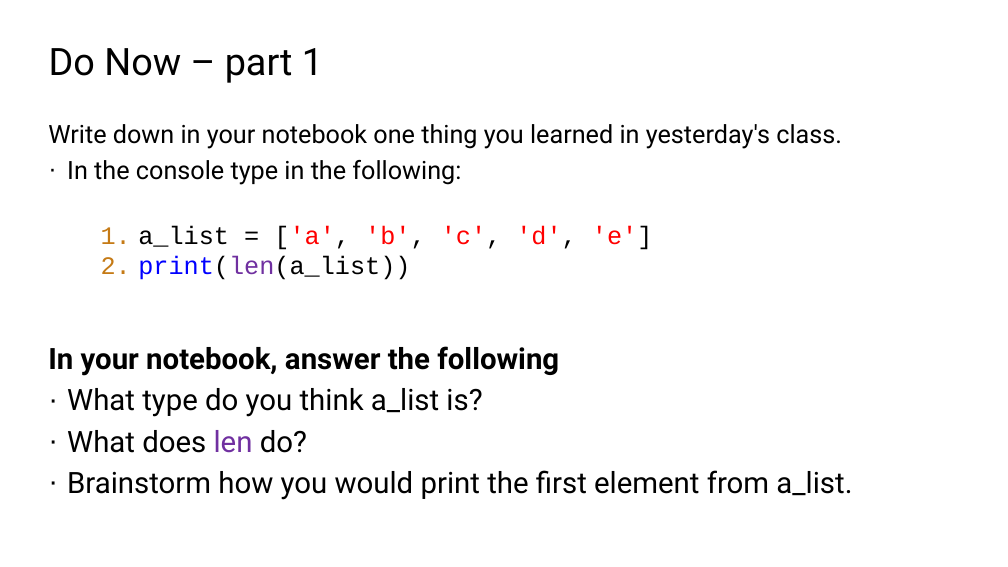
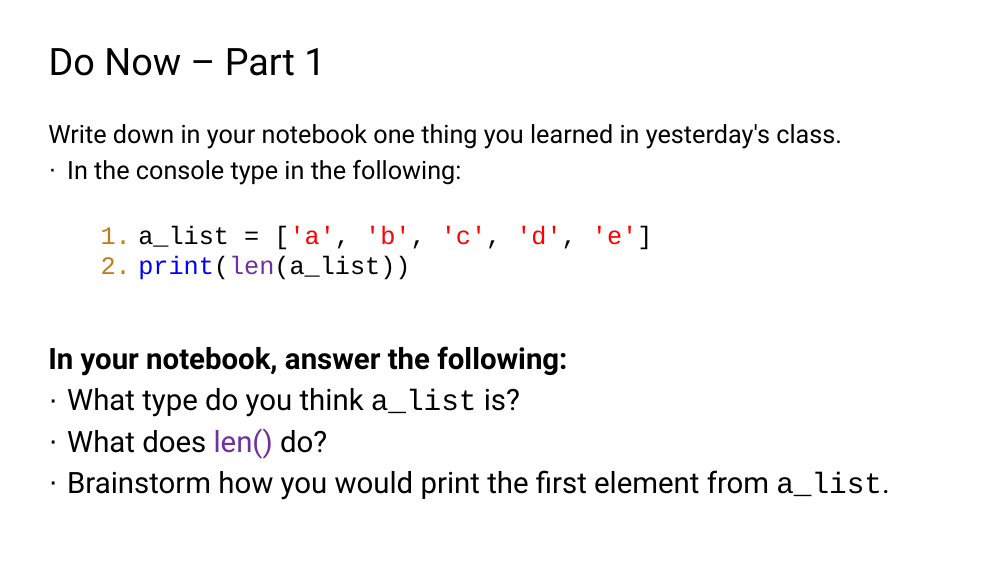
Before and after one commit to TEALSK12/2nd-semester-introduction-to-computer-science, a slide deck: slide 4 of docs/units/2_unit/slidedecks/Intro Python 2.04 TEALS.pptx. Drawn at 1008x567 pixels with LibreOffice and Linux fonts; fonts in the diff are those of the drawing; background and template pictures are left out. Boxes give left, top, right and bottom in pixels: in the first picture for what was removed or moved away, otherwise in the second. Text is boxed around its words. In the diff, an @@ line names an element or a change of style, - is before the commit and + after.

```diff
--- a/docs/units/2_unit/slidedecks/Intro Python 2.04 TEALS.pptx
+++ b/docs/units/2_unit/slidedecks/Intro Python 2.04 TEALS.pptx
@@ title at (x1=49, y1=48, x2=325, y2=76): text changed @@
-Do Now – part 1
+Do Now – Part 1
@@ text at (x1=48, y1=346, x2=567, y2=376): text changed @@
-In your notebook, answer the following
+In your notebook, answer the following:
@@ text at (x1=67, y1=388, x2=889, y2=500): font Roboto to Courier New in "a_list", "a_list." @@
@@ text at (x1=67, y1=428, x2=327, y2=459): text changed @@
-· What does len do?
+· What does len() do?
```
Also in this commit, not shown: 10 other slides changed, 42 other files.
